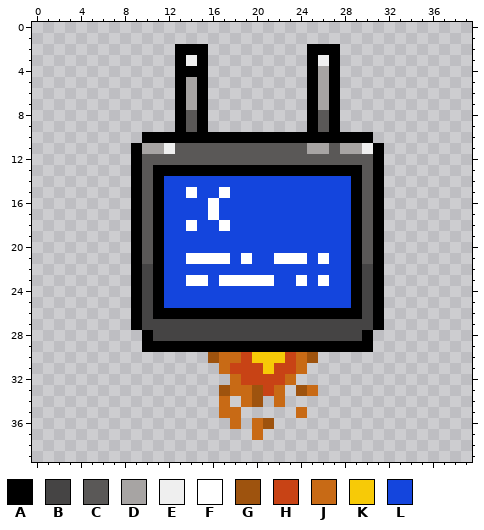
File history of a pixel-art sprite, assets/Enemy/Flying/FlyingHurt1.png. The first picture shows the starting point.
The file is 40x40 pixels.
Palette (. is transparent): A #000000  B #454444  C #5a5857  D #a7a4a3  E #efefef  F #ffffff  G #9e530e  H #c84315  J #c86a15  K #f7ca07  L #1445dd
Pixels before, first column x 9:
 2 ....AAA.........AAA....
 3 ....AEA.........AEA....
 4 ....AAA.........ADA....
 5 ....ADA.........ADA....
 6 ....ADA.........ADA....
 7 ....ADA.........ADA....
 8 ....ACA.........ACA....
 9 ....ACA.........ACA....
10 .AAAAAAAAAAAAAAAAAAAAA.
11 ADDECCCCCCCCCCCCDDCDDEA
12 ACCCCCCCCCCCCCCCCCCCCCA
13 ACAAAAAAAAAAAAAAAAAAACA
14 ACALLLLLLLLLLLLLLLLLACA
15 ACALLFLLFLLLLLLLLLLLACA
16 ACALLLLFLLLLLLLLLLLLACA
17 ACALLLLFLLLLLLLLLLLLACA
18 ACALLFLLFLLLLLLLLLLLACA
19 ACALLLLLLLLLLLLLLLLLACA
20 ACALLLLLLLLLLLLLLLLLACA
21 ACALLFFFFLFLLFFFLFLLACA
22 ABALLLLLLLLLLLLLLLLLABA
23 ABALLFFLFFFFFLLFLFLLABA
24 ABALLLLLLLLLLLLLLLLLABA
25 ABALLLLLLLLLLLLLLLLLABA
26 ABAAAAAAAAAAAAAAAAAAABA
27 ABBBBBBBBBBBBBBBBBBBBBA
28 .ABBBBBBBBBBBBBBBBBBBA.
29 .AAAAAAAAAAAAAAAAAAAAA.
30 .......GJJHKKKHJG......
31 ........JHHHKHHJ.......
32 .........JHHHHJ........
33 ........GJJGHJ.GJ......
34 ........J.JG.J.........
35 ........JJ.....J.......
36 .........J.JG..........
37 ...........J...........
And afterwards:
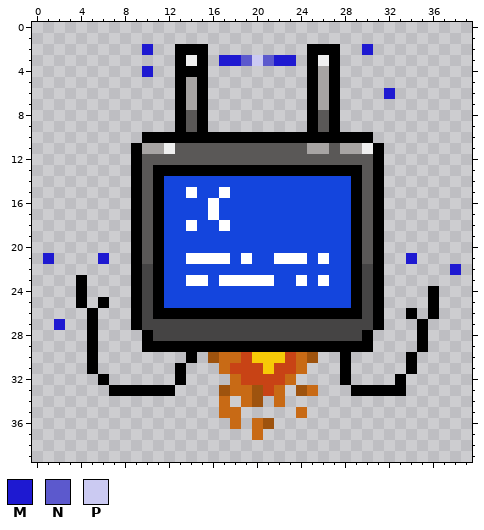
Colours new in this view: M #1e19d1  N #5c59cd  P #cbcaf2
From old to new:
y 2: x 10 . -> M; x 30 . -> M
y 3: x 17..23 ....... -> MMNPNMM
y 4: x 10 . -> M
y 6: x 32 . -> M
y 21: x 1 . -> M; x 6 . -> M; x 34 . -> M
y 22: x 38 . -> M
y 23: x 4 . -> A
y 24: x 4 . -> A; x 36 . -> A
y 25: x 4 . -> A; x 6 . -> A; x 36 . -> A
y 26: x 5 . -> A; x 34 . -> A; x 36 . -> A
y 27: x 2 . -> M; x 5 . -> A; x 35 . -> A
y 28..29: x 5 . -> A; x 35 . -> A
y 30: x 5 . -> A; x 14 . -> A; x 28 . -> A; x 34 . -> A
y 31: x 5 . -> A; x 13 . -> A; x 28 . -> A; x 34 . -> A
y 32: x 6 . -> A; x 13 . -> A; x 28 . -> A; x 33 . -> A
y 33: x 7..12 ...... -> AAAAAA; x 29..33 ..... -> AAAAA
